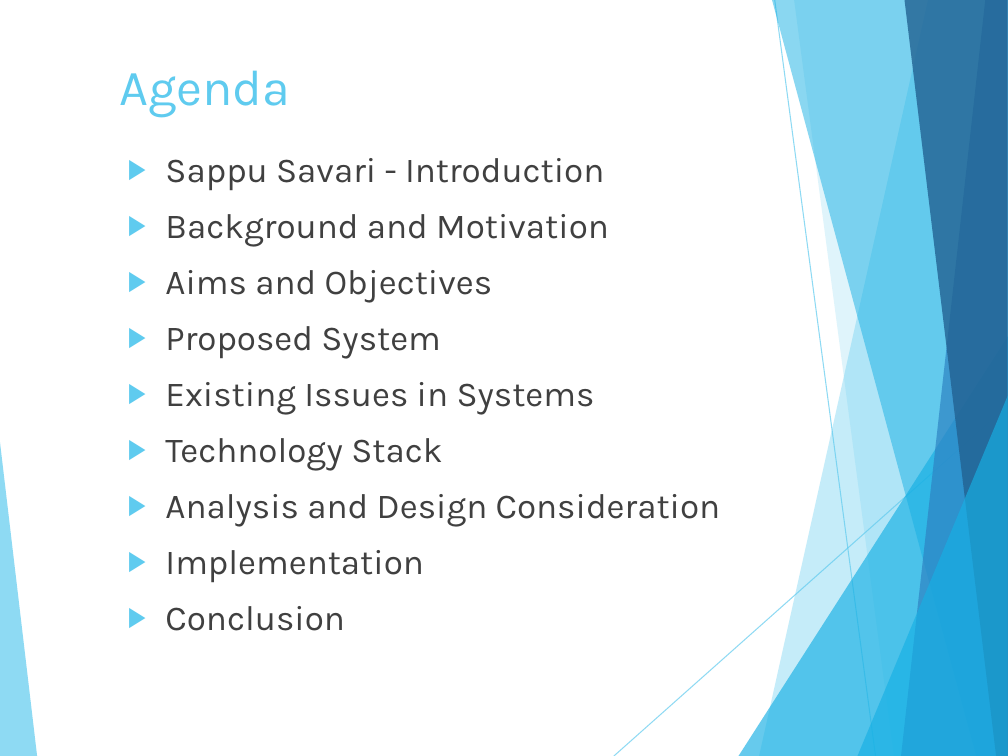
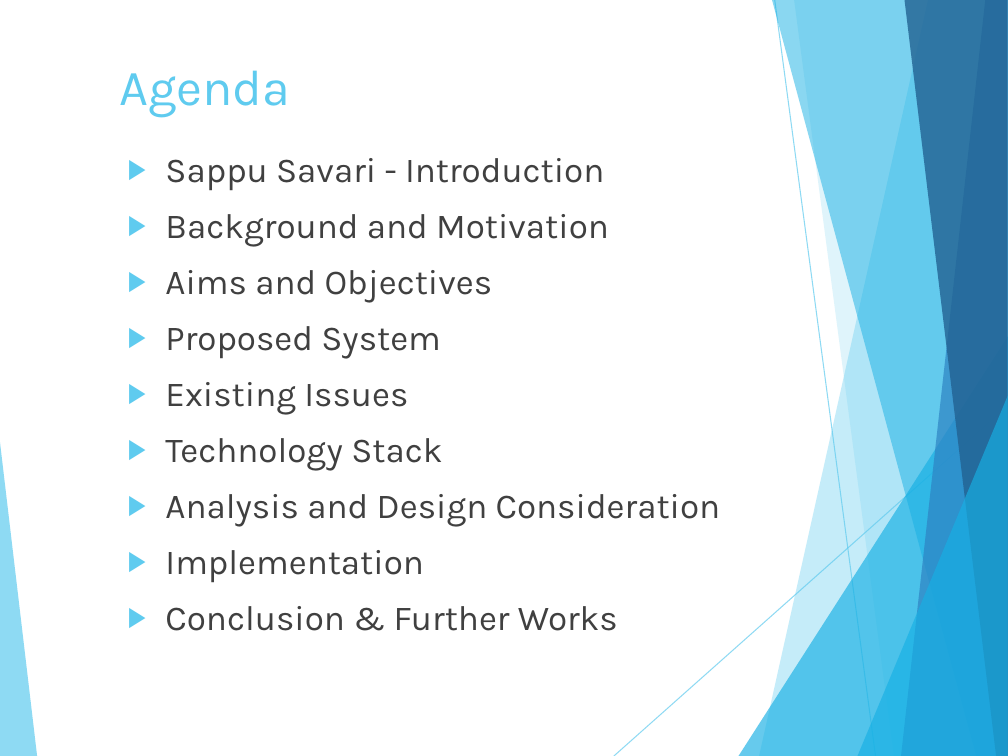
Before and after one commit to isurudewasurendra/SappuSavari, a slide deck: slide 2 of documentation/Location Based Mobile Marketing System.pptx. Drawn at 1008x756 pixels with LibreOffice and Linux fonts; fonts in the diff are those of the drawing. Boxes give left, top, right and bottom in pixels: in the first picture for what was removed or moved away, otherwise in the second. Text is boxed around its words. In the diff, an @@ line names an element or a change of style, - is before the commit and + after.

```diff
--- a/documentation/Location Based Mobile Marketing System.pptx
+++ b/documentation/Location Based Mobile Marketing System.pptx
@@ text at [165,382,408,415]: text changed @@
-▶ Existing Issues in Systems
+▶ Existing Issues
@@ text at [165,606,618,631]: text changed @@
-▶ Conclusion
+▶ Conclusion & Further Works
```
Also in this commit, not shown: 11 other slides changed, 4 slides added, 7 slides removed, 21 other files.
